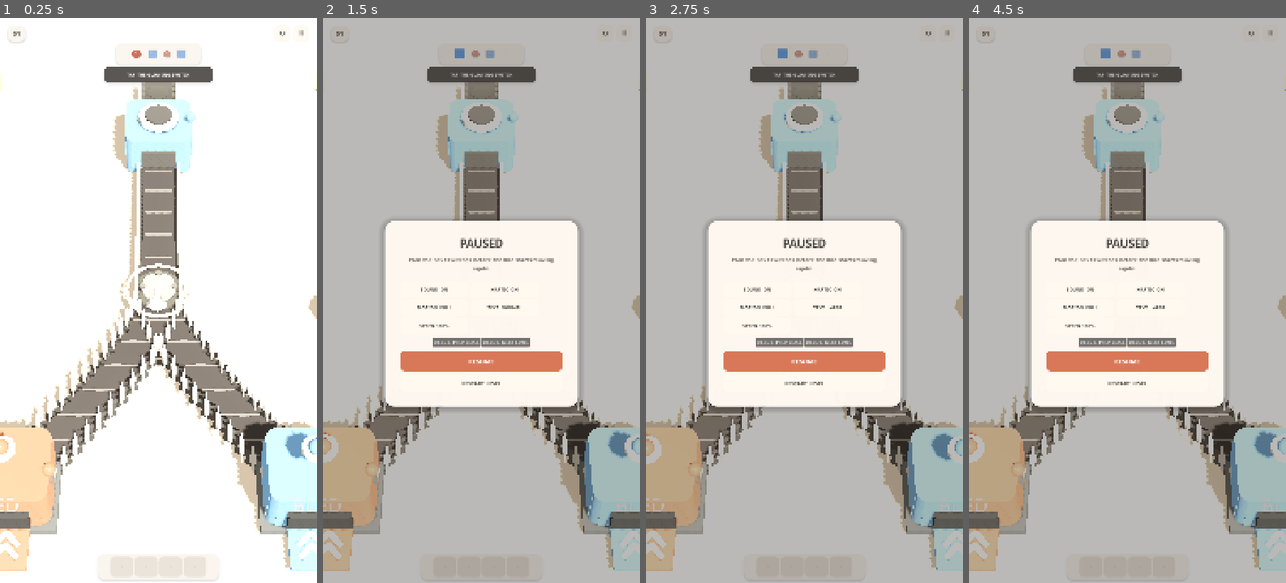
Above: before the commit, frames 1-4 (left to right).
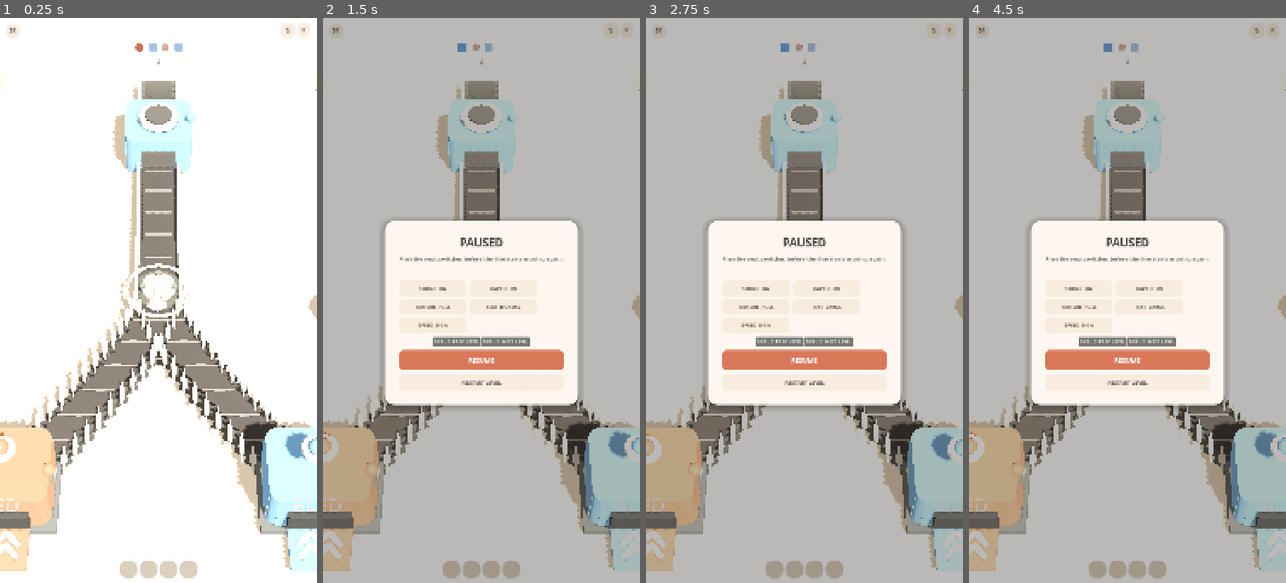
Above: after the commit, the same moments.

Repository: mocchaust64/rail_game
Game: Godot game, scene res://app/main.tscn
The game is run twice, just before and just after one commit, with the same random seed, the same clock (stepped at 60 frames per second) and the same inputs.
Inputs:
- Up to frame 1 (0.25 s): no input
- Up to frame 2 (1.5 s): click "↻" at 0.5 s; click "Ⅱ" at 1.25 s
- Up to frame 3 (2.75 s): click "TEXT NORMAL" at 2 s
- Up to frame 4 (4.5 s): click "RESTART LEVEL" at 2.75 s; click "↻" at 3.5 s; click "Ⅱ" at 4.25 s

The runs differ from the first frame. In frame 1, 2.4% of the frame differs, in the area x 2-98%, y 0-100%; in frame 2, 3.4%, in the area x 3-97%, y 1-100%; in frame 3, 3.4%; in frame 4, 3.4%.

Commit message:
style: strip HUD chrome to match reference gameplay frame

Diff:
--- a/ui/hud.gd
+++ b/ui/hud.gd
@@ -33,18 +33,22 @@
 var _debug_row: HBoxContainer
 var _overlay_mode := ""
 
+
 func _ready() -> void:
     _build()
 
+
 func set_level(level_number: int, title: String) -> void:
     _level_label.text = "%02d" % level_number
+
 
 func set_upcoming(kinds: Array) -> void:
     for i in range(_upcoming_icons.size()):
         if i < kinds.size():
-            _upcoming_icons[i].set_kind(String(kinds[i]), true, 1.0 if i == 0 else 0.58)
+            _upcoming_icons[i].set_kind(String(kinds[i]), true, 1.0 if i == 0 else 0.52)
         else:
-            _upcoming_icons[i].set_kind("", false, 0.28)
+            _upcoming_icons[i].set_kind("", false, 0.16)
+
 
 func set_buffer(kinds: Array, capacity: int) -> void:
     while _buffer_icons.size() < capacity:
@@ -58,21 +62,27 @@
     var pressure := float(kinds.size()) / float(maxi(1, capacity))
     _apply_buffer_pressure(pressure)
 
+
 func flash_buffer() -> void:
     if _buffer_panel == null:
         return
     var tween := Motion.tween(_buffer_panel)
-    tween.tween_property(_buffer_panel, "scale", Vector2(1.04, 1.04), 0.07)
-    tween.tween_property(_buffer_panel, "scale", Vector2.ONE, 0.11)
+    tween.tween_property(_buffer_panel, "scale", Vector2(1.055, 1.055), 0.065)
+    tween.tween_property(_buffer_panel, "scale", Vector2.ONE, 0.105)
+
 
 func set_tutorial_visible(value: bool, text: String = "") -> void:
-    _tutorial_label.text = tr("UI_TUTORIAL_TAP") if text.is_empty() else text
+    # The junction itself pulses; this is deliberately icon-only so the first
+    # screen reads like the reference instead of a tutorial card.
+    _tutorial_label.text = "↓"
     _tutorial.visible = value
+
 
 func hide_overlay() -> void:
     _overlay_mode = ""
     _dim.visible = false
     _overlay.visible = false
+
 
 func show_win(duration: float, mistakes: int) -> void:
     _overlay_mode = "win"
@@ -85,6 +95,7 @@
     _debug_row.visible = false
     _show_overlay()
 
+
 func show_fail(reason: String) -> void:
     _overlay_mode = "fail"
     _overlay_title.text = tr("UI_BUFFER_FULL")
@@ -95,6 +106,7 @@
     _debug_row.visible = false
     _show_overlay()
 
+
 func show_pause() -> void:
     _overlay_mode = "pause"
     _overlay_title.text = tr("UI_PAUSED")
@@ -106,6 +118,7 @@
     _debug_row.visible = OS.is_debug_build()
     _refresh_setting_buttons()
     _show_overlay()
+
 
 func _show_overlay() -> void:
     _dim.visible = true
@@ -118,6 +131,7 @@
     tween.tween_property(_overlay, "scale", Vector2.ONE, 0.18)
     tween.tween_property(_overlay, "modulate:a", 1.0, 0.13)
 
+
 func _on_overlay_primary() -> void:
     AudioService.play("ui", 1.0, -7.0)
     match _overlay_mode:
@@ -125,10 +139,12 @@
         "fail": restart_requested.emit()
         "pause": resume_requested.emit()
 
+
 func _on_overlay_secondary() -> void:
     AudioService.play("ui", 0.96, -7.0)
     if _overlay_mode in ["win", "pause"]:
         restart_requested.emit()
+
 
 func _build() -> void:
     var root := Control.new()
@@ -139,25 +155,24 @@
 
     var insets := _safe_area_insets()
 
-    # Small translucent controls only. The reference leaves the 3D scene as the
-    # hero rather than framing it with large white cards.
+    # Minimal top controls: enough utility for an MVP, no large banner/card.
     var top := HBoxContainer.new()
     top.set_anchors_preset(Control.PRESET_TOP_WIDE)
-    top.offset_left = 28
-    top.offset_right = -28
-    top.offset_top = 24 + insets.x
-    top.offset_bottom = 82 + insets.x
-    top.add_theme_constant_override("separation", 10)
+    top.offset_left = 22
+    top.offset_right = -22
+    top.offset_top = 18 + insets.x
+    top.offset_bottom = 66 + insets.x
+    top.add_theme_constant_override("separation", 8)
     root.add_child(top)
 
     _level_label = Label.new()
     _level_label.text = "01"
-    _level_label.custom_minimum_size = Vector2(58, 52)
+    _level_label.custom_minimum_size = Vector2(44, 44)
     _level_label.horizontal_alignment = HORIZONTAL_ALIGNMENT_CENTER
     _level_label.vertical_alignment = VERTICAL_ALIGNMENT_CENTER
-    _level_label.add_theme_font_size_override("font_size", _font_size(22))
-    _level_label.add_theme_color_override("font_color", Color("#4B4743"))
-    _level_label.add_theme_stylebox_override("normal", _panel_style(Color("#FFF9F0D9"), 18, Color(0,0,0,0.10), 6))
+    _level_label.add_theme_font_size_override("font_size", _font_size(18))
+    _level_label.add_theme_color_override("font_color", Color("#625A51"))
+    _level_label.add_theme_stylebox_override("normal", _panel_style(Color("#F6E8D7B8"), 15, Color(0, 0, 0, 0.05), 3))
     top.add_child(_level_label)
 
     var spacer := Control.new()
@@ -166,62 +181,66 @@
 
     var restart := Button.new()
     restart.text = "↻"
-    restart.custom_minimum_size = Vector2(52, 52)
-    restart.add_theme_font_size_override("font_size", _font_size(25))
+    restart.custom_minimum_size = Vector2(44, 44)
+    restart.add_theme_font_size_override("font_size", _font_size(22))
     _style_button(restart, false)
     restart.pressed.connect(func() -> void: restart_requested.emit())
     top.add_child(restart)
 
     var pause := Button.new()
     pause.text = "Ⅱ"
-    pause.custom_minimum_size = Vector2(52, 52)
-    pause.add_theme_font_size_override("font_size", _font_size(20))
+    pause.custom_minimum_size = Vector2(44, 44)
+    pause.add_theme_font_size_override("font_size", _font_size(17))
     _style_button(pause, false)
     pause.pressed.connect(func() -> void: pause_requested.emit())
     top.add_child(pause)
 
+    # Global future queue remains because it is planning information, but the
+    # card is gone. It now reads as four loose balls above the feeder area.
     var upcoming := PanelContainer.new()
     upcoming.set_anchors_preset(Control.PRESET_CENTER_TOP)
-    upcoming.position = Vector2(-145, 86 + insets.x)
-    upcoming.size = Vector2(290, 66)
-    upcoming.add_theme_stylebox_override("panel", _panel_style(Color("#FFF9F0C7"), 20, Color(0,0,0,0.08), 5))
+    upcoming.position = Vector2(-116, 70 + insets.x)
+    upcoming.size = Vector2(232, 52)
+    upcoming.add_theme_stylebox_override("panel", _panel_style(Color(1, 1, 1, 0), 0, Color(0, 0, 0, 0), 0))
     root.add_child(upcoming)
 
     var upcoming_row := HBoxContainer.new()
     upcoming_row.alignment = BoxContainer.ALIGNMENT_CENTER
-    upcoming_row.add_theme_constant_override("separation", 2)
+    upcoming_row.add_theme_constant_override("separation", -1)
     upcoming.add_child(upcoming_row)
     for i in range(4):
         var icon := CargoIcon.new()
-        icon.custom_minimum_size = Vector2(56 if i == 0 else 48, 56 if i == 0 else 48)
+        icon.custom_minimum_size = Vector2(50 if i == 0 else 44, 50 if i == 0 else 44)
         upcoming_row.add_child(icon)
         _upcoming_icons.append(icon)
 
     _tutorial = PanelContainer.new()
     _tutorial.set_anchors_preset(Control.PRESET_CENTER_TOP)
-    _tutorial.position = Vector2(-185, 166 + insets.x)
-    _tutorial.size = Vector2(370, 54)
-    _tutorial.add_theme_stylebox_override("panel", _panel_style(Color("#4C4844E6"), 18, Color(0,0,0,0.10), 5))
+    _tutorial.position = Vector2(-25, 123 + insets.x)
+    _tutorial.size = Vector2(50, 42)
+    _tutorial.add_theme_stylebox_override("panel", _panel_style(Color(1, 1, 1, 0), 0, Color(0, 0, 0, 0), 0))
     root.add_child(_tutorial)
     _tutorial_label = Label.new()
     _tutorial_label.horizontal_alignment = HORIZONTAL_ALIGNMENT_CENTER
     _tutorial_label.vertical_alignment = VERTICAL_ALIGNMENT_CENTER
-    _tutorial_label.add_theme_font_size_override("font_size", _font_size(16))
-    _tutorial_label.add_theme_color_override("font_color", Color.WHITE)
+    _tutorial_label.add_theme_font_size_override("font_size", _font_size(28))
+    _tutorial_label.add_theme_color_override("font_color", Color("#6B6258D8"))
     _tutorial.add_child(_tutorial_label)
     _tutorial.visible = false
 
+    # Reference-style waiting buffer: circular sand-coloured sockets, no white
+    # container chrome or label. Occupied slots simply reveal their cargo icon.
     _buffer_panel = PanelContainer.new()
     _buffer_panel.set_anchors_preset(Control.PRESET_CENTER_BOTTOM)
-    _buffer_panel.position = Vector2(-205, -98 - insets.y)
-    _buffer_panel.size = Vector2(410, 68)
-    _buffer_panel.pivot_offset = Vector2(205, 34)
-    _buffer_panel.add_theme_stylebox_override("panel", _panel_style(Color("#FFF9F0C7"), 21, Color(0,0,0,0.09), 6))
+    _buffer_panel.position = Vector2(-190, -82 - insets.y)
+    _buffer_panel.size = Vector2(380, 58)
+    _buffer_panel.pivot_offset = Vector2(190, 29)
+    _buffer_panel.add_theme_stylebox_override("panel", _panel_style(Color(1, 1, 1, 0), 0, Color(0, 0, 0, 0), 0))
     root.add_child(_buffer_panel)
 
     _buffer_row = HBoxContainer.new()
     _buffer_row.alignment = BoxContainer.ALIGNMENT_CENTER
-    _buffer_row.add_theme_constant_override("separation", 5)
+    _buffer_row.add_theme_constant_override("separation", 8)
     _buffer_panel.add_child(_buffer_row)
     for i in range(6):
         _add_buffer_slot()
@@ -238,7 +257,7 @@
     _overlay.size = Vector2(660, 540)
     _overlay.pivot_offset = Vector2(330, 270)
     _overlay.mouse_filter = Control.MOUSE_FILTER_STOP
-    _overlay.add_theme_stylebox_override("panel", _panel_style(Color("#FFF9F2FA"), 34, Color(0,0,0,0.22), 22))
+    _overlay.add_theme_stylebox_override("panel", _panel_style(Color("#FFF9F2FA"), 34, Color(0, 0, 0, 0.22), 22))
     root.add_child(_overlay)
 
     var margin := MarginContainer.new()
@@ -304,23 +323,46 @@
 
     hide_overlay()
 
+
 func _add_buffer_slot() -> void:
     var panel := PanelContainer.new()
     panel.custom_minimum_size = Vector2(54, 54)
-    panel.add_theme_stylebox_override("panel", _panel_style(Color("#E5DED4A8"), 16, Color(0,0,0,0.02), 1))
+    panel.add_theme_stylebox_override("panel", _buffer_slot_style(Color("#D7C8B2CC")))
     var icon := CargoIcon.new()
     icon.set_kind("", false)
     panel.add_child(icon)
     _buffer_row.add_child(panel)
     _buffer_icons.append(icon)
 
+
 func _apply_buffer_pressure(pressure: float) -> void:
-    var bg := Color("#FFF9F0C7")
+    var empty_colour := Color("#D7C8B2CC")
     if pressure >= 0.99:
-        bg = Color("#F5C4B8E8")
+        empty_colour = Color("#E8AB99E6")
     elif pressure >= 0.66:
-        bg = Color("#F5DEB6DD")
-    _buffer_panel.add_theme_stylebox_override("panel", _panel_style(bg, 21, Color(0,0,0,0.09), 6))
+        empty_colour = Color("#E6C79FDD")
+    for icon in _buffer_icons:
+        var slot := icon.get_parent() as PanelContainer
+        if slot != null:
+            slot.add_theme_stylebox_override("panel", _buffer_slot_style(empty_colour))
+
+
+func _buffer_slot_style(bg: Color) -> StyleBoxFlat:
+    var style := StyleBoxFlat.new()
+    style.bg_color = bg
+    style.corner_radius_top_left = 27
+    style.corner_radius_top_right = 27
+    style.corner_radius_bottom_left = 27
+    style.corner_radius_bottom_right = 27
+    style.shadow_color = Color(0, 0, 0, 0.08)
+    style.shadow_size = 3
+    style.shadow_offset = Vector2(0, 2)
+    style.content_margin_left = 3
+    style.content_margin_right = 3
+    style.content_margin_top = 3
+    style.content_margin_bottom = 3
+    return style
+
 
 func _make_setting_button(handler: Callable) -> Button:
     var b := Button.new()
@@ -331,22 +373,27 @@
     _settings_row.add_child(b)
     return b
 
+
 func _toggle_audio() -> void:
     AudioService.set_enabled(not SaveService.audio_enabled)
     _refresh_setting_buttons()
 
+
 func _toggle_haptic() -> void:
     SaveService.set_haptic_enabled(not SaveService.haptic_enabled)
     _refresh_setting_buttons()
 
+
 func _toggle_reduced_motion() -> void:
     SaveService.set_reduced_motion(not SaveService.reduced_motion)
     _refresh_setting_buttons()
 
+
 func _toggle_large_text() -> void:
     SaveService.set_large_text(not SaveService.large_text)
     _refresh_setting_buttons()
     text_scale_changed.emit()
+
 
 func _cycle_game_speed() -> void:
     var options: Array = SaveService.SPEED_OPTIONS
@@ -354,6 +401,7 @@
     SaveService.set_game_speed(float(options[(index + 1) % options.size()]))
     _refresh_setting_buttons()
     game_speed_changed.emit()
+
 
 func _refresh_setting_buttons() -> void:
     _sound_button.text = tr("UI_SOUND") % (tr("UI_ON") if SaveService.audio_enabled else tr("UI_OFF"))
@@ -362,30 +410,33 @@
     _text_button.text = tr("UI_TEXT_SIZE") % (tr("UI_LARGE") if SaveService.large_text else tr("UI_NORMAL"))
     _speed_button.text = tr("UI_GAME_SPEED") % ("%d%%" % roundi(SaveService.game_speed * 100.0))
 
+
 func _font_size(base: int) -> int:
     return int(round(float(base) * SaveService.text_scale()))
 
+
 func _style_button(button: Button, primary: bool) -> void:
     var normal := StyleBoxFlat.new()
-    normal.bg_color = Color("#D97858") if primary else Color("#FFF9F0D9")
-    normal.corner_radius_top_left = 16
-    normal.corner_radius_top_right = 16
-    normal.corner_radius_bottom_left = 16
-    normal.corner_radius_bottom_right = 16
-    normal.content_margin_left = 18
-    normal.content_margin_right = 18
-    normal.content_margin_top = 10
-    normal.content_margin_bottom = 10
+    normal.bg_color = Color("#D97858") if primary else Color("#F6E8D7B8")
+    normal.corner_radius_top_left = 15
+    normal.corner_radius_top_right = 15
+    normal.corner_radius_bottom_left = 15
+    normal.corner_radius_bottom_right = 15
+    normal.content_margin_left = 16
+    normal.content_margin_right = 16
+    normal.content_margin_top = 9
+    normal.content_margin_bottom = 9
     var pressed := normal.duplicate() as StyleBoxFlat
-    pressed.bg_color = Color("#C8684A") if primary else Color("#E8DED1")
+    pressed.bg_color = Color("#C8684A") if primary else Color("#E3D4C1D0")
     button.add_theme_stylebox_override("normal", normal)
     button.add_theme_stylebox_override("hover", normal)
     button.add_theme_stylebox_override("pressed", pressed)
     button.add_theme_stylebox_override("focus", normal)
-    var fc := Color.WHITE if primary else Color("#4B4743")
+    var fc := Color.WHITE if primary else Color("#625A51")
     button.add_theme_color_override("font_color", fc)
     button.add_theme_color_override("font_hover_color", fc)
     button.add_theme_color_override("font_pressed_color", fc)
+
 
 func _panel_style(bg: Color, radius: int, shadow: Color, shadow_size: int) -> StyleBoxFlat:
     var style := StyleBoxFlat.new()
@@ -397,11 +448,12 @@
     style.shadow_color = shadow
     style.shadow_size = shadow_size
     style.shadow_offset = Vector2(0, 4)
-    style.content_margin_left = 12
-    style.content_margin_right = 12
-    style.content_margin_top = 8
-    style.content_margin_bottom = 8
+    style.content_margin_left = 8
+    style.content_margin_right = 8
+    style.content_margin_top = 5
+    style.content_margin_bottom = 5
     return style
+
 
 func _build_theme() -> Theme:
     var font := SystemFont.new()
@@ -410,6 +462,7 @@
     var theme := Theme.new()
     theme.default_font = font
     return theme
+
 
 func _safe_area_insets() -> Vector2:
     var safe := DisplayServer.get_display_safe_area()
